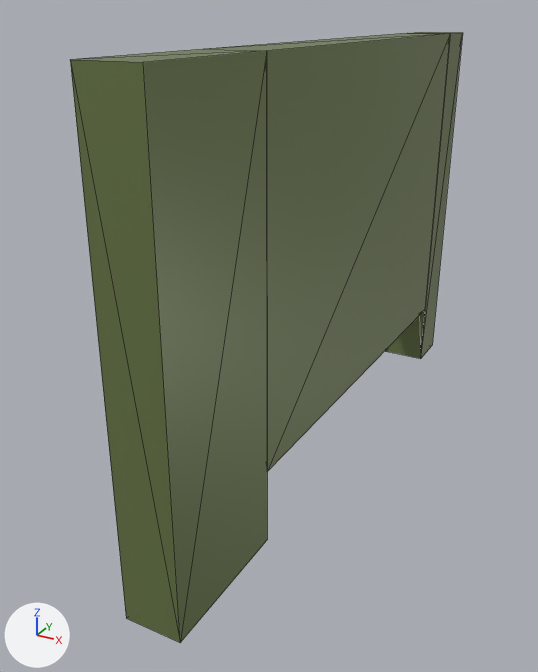
One commit to the glTF model assets/parts/stock/ridgeback_4x4/ridgeback_4x4_fender_right.glb: the scene before it, then after it.
Before and after are seen from a 50 mm camera at (0.53, -1.243, 0.051) aimed at (-0.106, -0.087, -0.527). The lights are fixed; the arrows at lower left show +X, +Y and +Z. The picture after the commit comes second. Mesh edges are drawn as thin lines. Vertices at exactly the same position are counted once.

In view in the first picture: 'ridgeback_4x4_fender_right'.
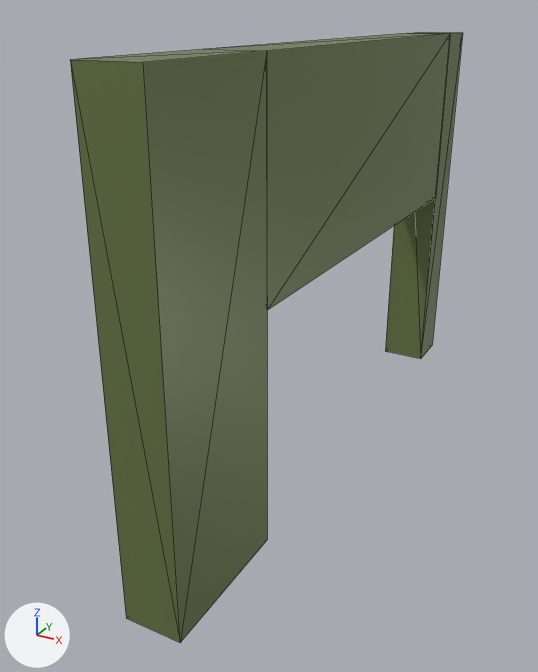
Boxes (x1, y1, x2, y2) around the edits, measured in the pictures (538 x 672 px; the box of a moved part takes in the faces that stretch with it):
part 1 of me_panel_fender_fr, moved or reshaped: before (267, 34, 450, 472); after (267, 34, 450, 310)

The change in detail:
me_panel_fender_fr has 20 vertices, 36 faces and spans x -0.08..0.02, y -0.585..0.621, z -0.8..0.0.
me_panel_fender_fr is used by ob_ridgeback_4x4_fender_right; location (0.0, 0.0, 0.0).
Before the commit, vertices of me_panel_fender_fr: 8 (-0.08, 0.521, -0.659), 10 (-0.08, -0.321, -0.659), 11 (0.02, -0.321, -0.659) at pixel (267, 471), 13 (0.02, 0.521, -0.659) at pixel (425, 309).
Part 1, on me_panel_fender_fr:
Vertices 8, 10, 11, 13 of me_panel_fender_fr move by (0.0, 0.0, 0.291).
